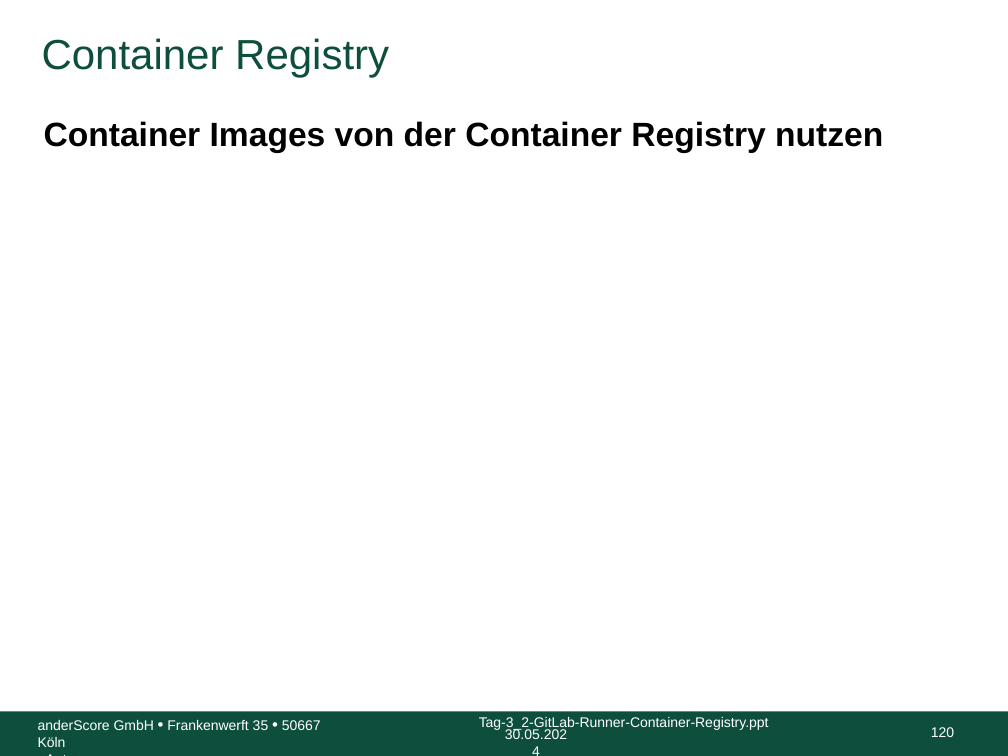
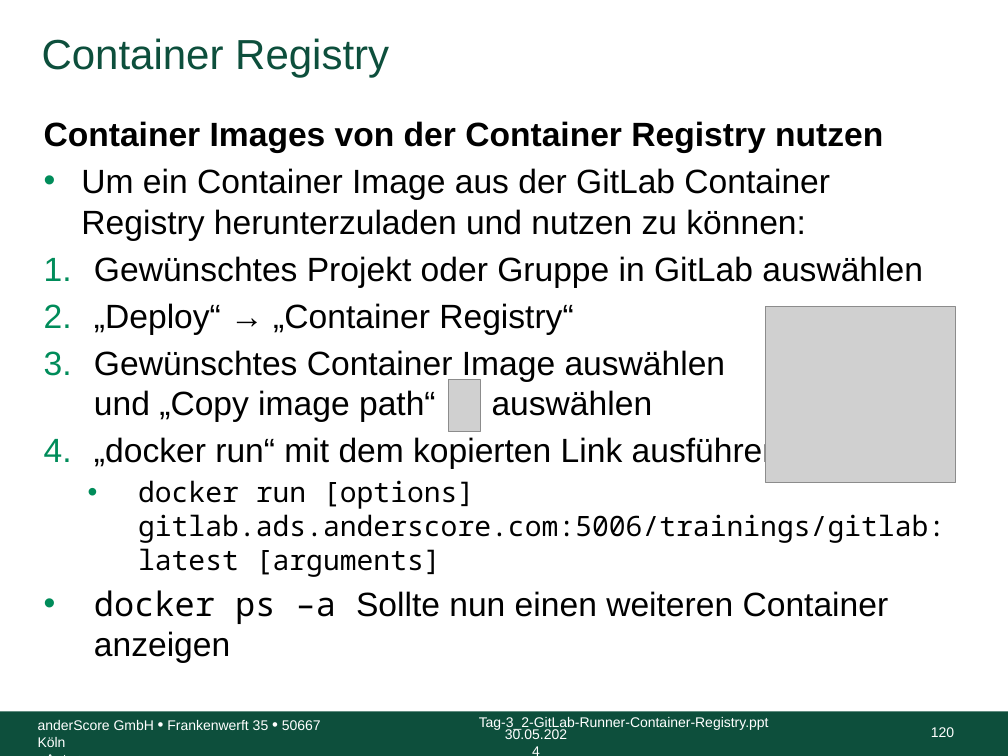
Before and after one commit to anderscore-gmbh/gitlab, a slide deck: slide 120 of slides/Tag-3_2-GitLab-Runner-Container-Registry.pptx. Drawn at 1008x756 pixels with LibreOffice and Linux fonts; fonts in the diff are those of the drawing; grey boxes stand for pictures; background and template pictures are left out. Boxes give left, top, right and bottom in pixels: in the first picture for what was removed or moved away, otherwise in the second. Text is boxed around its words. In the diff, an @@ line names an element or a change of style, - is before the commit and + after.

Commit message:
Tag-3_2: Images aus Registry nutzen, Naming Convetion, zusätzliche Bilder...

```diff
--- a/slides/Tag-3_2-GitLab-Runner-Container-Registry.pptx
+++ b/slides/Tag-3_2-GitLab-Runner-Container-Registry.pptx
@@ text at <box>81,168,945,663</box>: paragraphs added @@
+• Um ein Container Image aus der GitLab Container Registry herunterzuladen und nutzen zu können:
+1. Gewünschtes Projekt oder Gruppe in GitLab auswählen
+2. „Deploy“ → „Container Registry“
+3. Gewünschtes Container Image auswählen
+   und „Copy image path“ auswählen
+4. „docker run“ mit dem kopierten Link ausführen
+  • docker run [options] gitlab.ads.anderscore.com:5006/trainings/gitlab:latest [arguments]
+• docker ps –a Sollte nun einen weiteren Container anzeigen
@@ picture added at <box>766,306,956,483</box> @@
@@ picture added at <box>449,380,480,432</box> @@
```
Also in this commit, not shown: 1 other slide changed, 2 other files.
